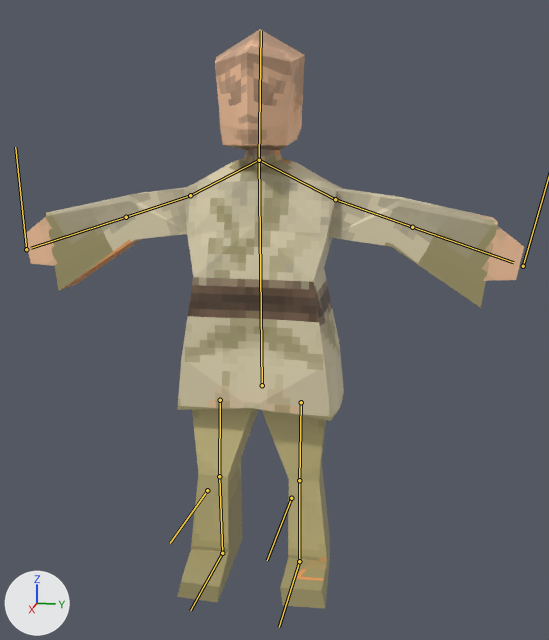
A saved change to the Blender file blender_files/youngling.blend.
Camera for both pictures: a camera (50 mm lens) standing at (3.17, 0.69, 1.99) and looking at (-0.02, 0.05, 1.19). Lighting does not change. The marker at lower left points along +X, +Y and +Z. The bones that bend it are drawn over the model as lines.
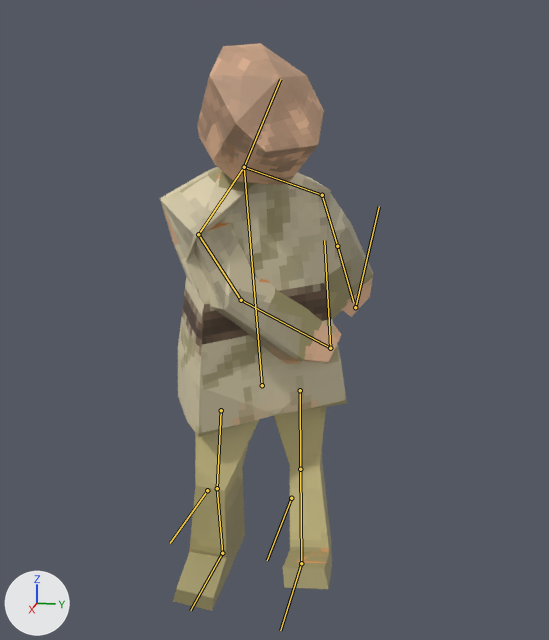
The newer file adds an action. The first version stands in its rest pose; the second is drawn at frame 14 of the action 'throw_sand'.

What the commit changed:
Bone 'Bone' (bone_bone) turns from (0, 0, 0) to (1, 29, -12) degrees about its own x, y and z.
Bone 'Bone.002' (bone_bone_002) turns from (0, 0, 0) to (12, 2, -25) degrees about its own x, y and z.
Bone 'Bone.007' (bone_bone_007) turns from (0, 0, 0) to (-6, 31, -47) degrees about its own x, y and z.
Bone 'right_foot' (bone_right_foot) moves from (0.0, 0.0, 0.0) to (0.025, 0.055, 0.017).
Bone 'handle_right' (bone_handle_right) moves from (0.0, 0.0, 0.0) to (-0.679, -0.451, 0.452).
Bone 'handle' (bone_handle) moves from (0.0, 0.0, 0.0) to (-0.144, -0.494, -1.367).

Where the change shows, as pixel boxes (x1, y1, x2, y2) in the pictures (549 x 640 px):
'Cylinder', posed (57% narrower): before (25, 29, 524, 609); after (160, 43, 373, 611)
bone 'Bone', root to tip: before (262, 385) to (259, 160); after (262, 385) to (244, 167)
bone 'Bone.002', root to tip: before (259, 160) to (190, 195); after (244, 167) to (198, 234)
bone 'Bone.007', root to tip: before (259, 160) to (261, 31); after (244, 167) to (280, 79)
bone 'right_foot', root to tip: before (299, 561) to (279, 627); after (301, 563) to (280, 630)
bone 'handle', root to tip: before (26, 249) to (15, 147); after (330, 348) to (324, 240)
